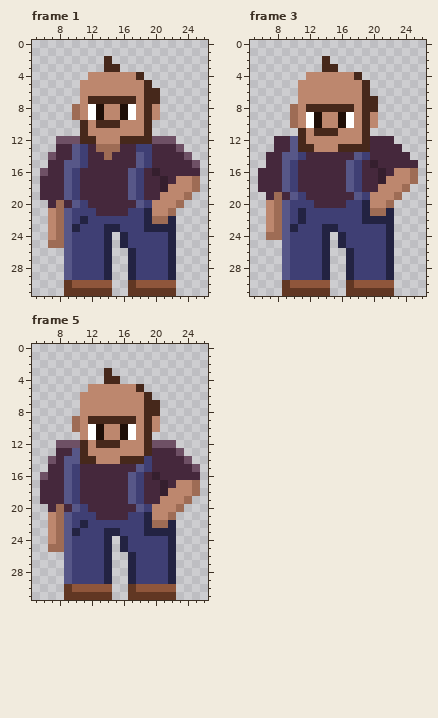
Pixel-art file -- Assets/Sprites/SpriteSheets/Originals/StoreGuy.aseprite. Above: the version before the commit.
32x32 pixels, 6 frames. Shown: frame 1: x 5..26, y 0..31; frame 3: x 5..26, y 0..31; frame 5: x 5..26, y 0..31. The commit also changed other frames, which this record leaves out.
New version:
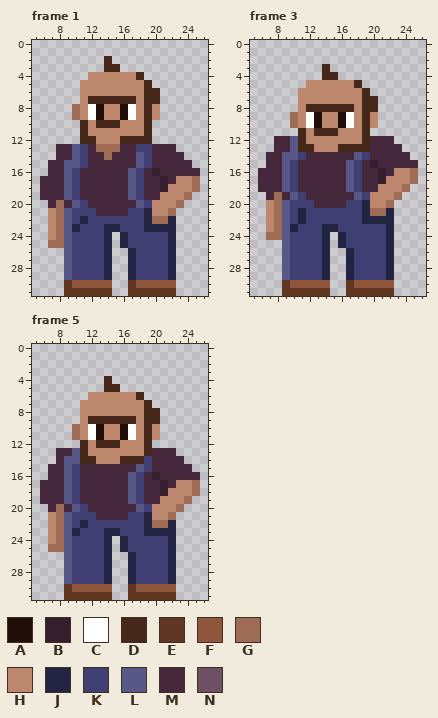
Palette (. is transparent): A #1f0f08  B #351f2e  C #ffffff  D #46281b  E #613723  F #8f563b  G #9e6c55  H #bd876e  J #232342  K #3f3f74  L #575788  M #45283c  N #6e5065
Difference:
layer "Flattened" added
layer "Layer 1" removed
layer "Layer 2" removed
Frame 1:
The edit erases colour N in row 12 at x 8 to 10 and 20 to 22; in row 13 at x 23; in row 14 at x 7 and 24; in row 15 at x 25; in row 16 at x 6.
Frame 3:
The edit turns colour H into colour D in row 4 at x 14 to 15; in row 5 at x 18.
The edit erases colour D in row 2 at x 14; in row 3 at x 15; in row 4 at x 18; in row 5 at x 19.
The edit erases colour G in row 8 at x 10.
The edit erases colour H in row 4 at x 12 to 13 and 16 to 17; in row 5 at x 11.
Frame 5:
The edit turns colour H into colour D in row 5 at x 14 to 15; in row 6 at x 18; in row 9 at x 20.
There is now colour G in row 11 at x 10.
There is now colour H in row 11 at x 20.
The edit erases colour D in row 3 at x 14; in row 4 at x 15; in row 5 at x 18; in row 6 at x 19; in row 7 at x 20.
The edit erases colour G in row 9 at x 10.
The edit erases colour H in row 5 at x 12 to 13 and 16 to 17; in row 6 at x 11.
The edit erases colour N in row 12 at x 8 to 10 and 20 to 22; in row 13 at x 23; in row 14 at x 7 and 24; in row 15 at x 25; in row 16 at x 6.
Boxes around the changes in both pictures, in picture pixels (x1, y1, x2, y2):
erased: (40, 136, 80, 176)
erased: (152, 136, 200, 168)
changed: (290, 56, 370, 112)
changed: (40, 368, 200, 480)
